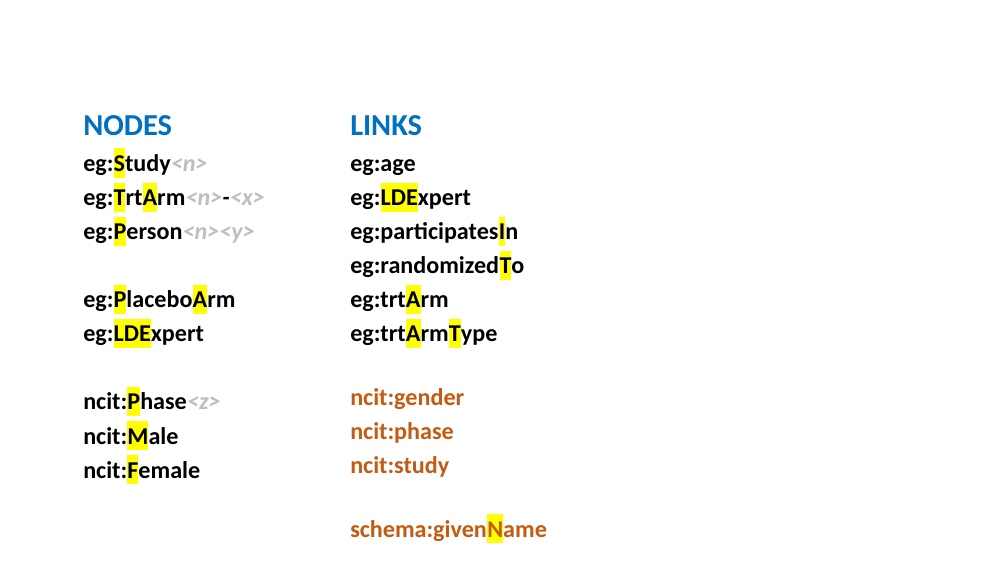
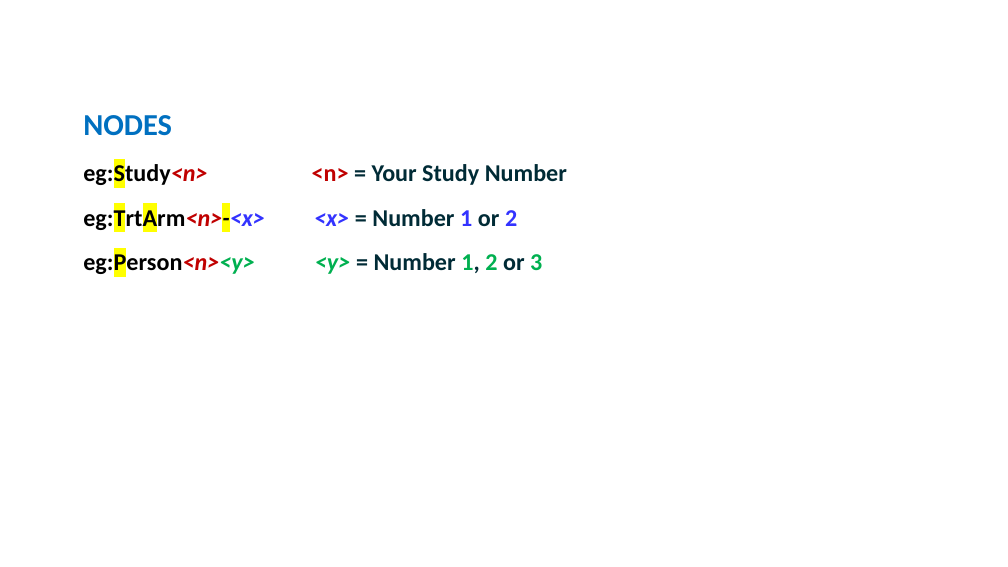
Before and after one commit to phuse-org/LinkedDataWorkshop, a slide deck: slide 14 of EUConnect18/presentation/images/ImagesForPres.pptx. Drawn at 1008x567 pixels with LibreOffice and Linux fonts; fonts in the diff are those of the drawing. Boxes give left, top, right and bottom in pixels: in the first picture for what was removed or moved away, otherwise in the second. Text is boxed around its words. In the diff, an @@ line names an element or a change of style, - is before the commit and + after.

```diff
--- a/EUConnect18/presentation/images/ImagesForPres.pptx
+++ b/EUConnect18/presentation/images/ImagesForPres.pptx
@@ table at bbox=[72, 101, 676, 488] @@
-row 2, column 1: eg:Study<n>
+row 2, column 1: eg:Study<n> <n> = Your Study Number
-row 3, column 1: eg:TrtArm<n>-<x>
+row 3, column 1: eg:TrtArm<n>-<x> <x> = Number 1 or 2
-row 4, column 1: eg:Person<n><y>
+row 4, column 1: eg:Person<n><y> <y> = Number 1, 2 or 3
-row 5, column 1: eg:PlaceboArm
+row 5, column 1: 
-row 6, column 1: eg:LDExpert
+row 6, column 1: 
-row 7, column 1: ncit:Phase<z>
+row 7, column 1: 
-row 8, column 1: ncit:Male
+row 8, column 1: 
-row 9, column 1: ncit:Female
+row 9, column 1: 
@@ table: place and size @@
-table at bbox=[72, 101, 286, 488]
+table at bbox=[72, 101, 676, 488]
@@ table removed at bbox=[340, 101, 771, 547], 11 rows, 1 columns @@
-LINKS
-eg:age
-eg:LDExpert
-eg:participatesIn
-eg:randomizedTo
-eg:trtArm
-eg:trtArmType
-ncit:gender
-ncit:phase
-ncit:study
-schema:givenName
```
Also in this commit, not shown: 1 other slide changed, 1 other file.
